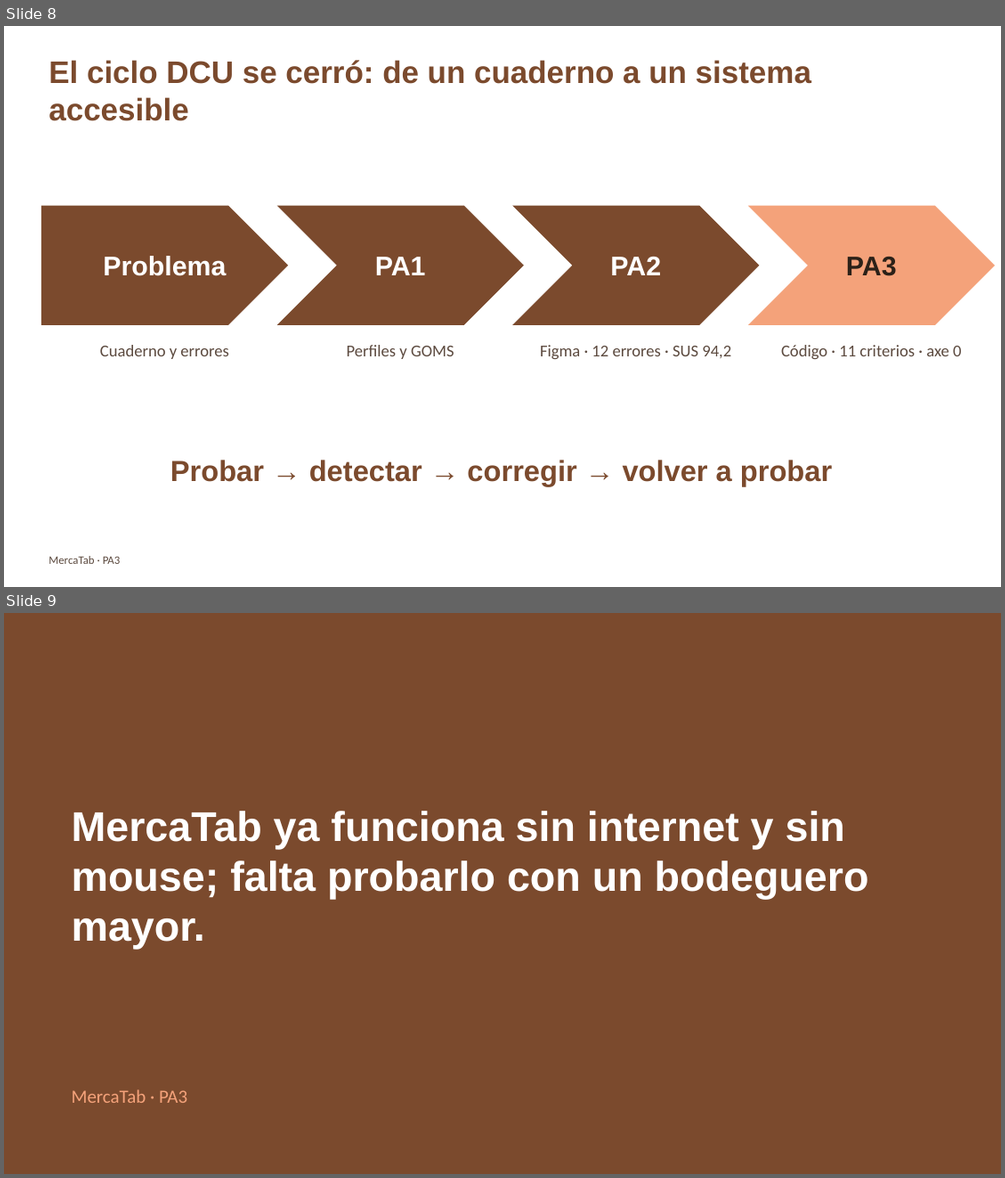
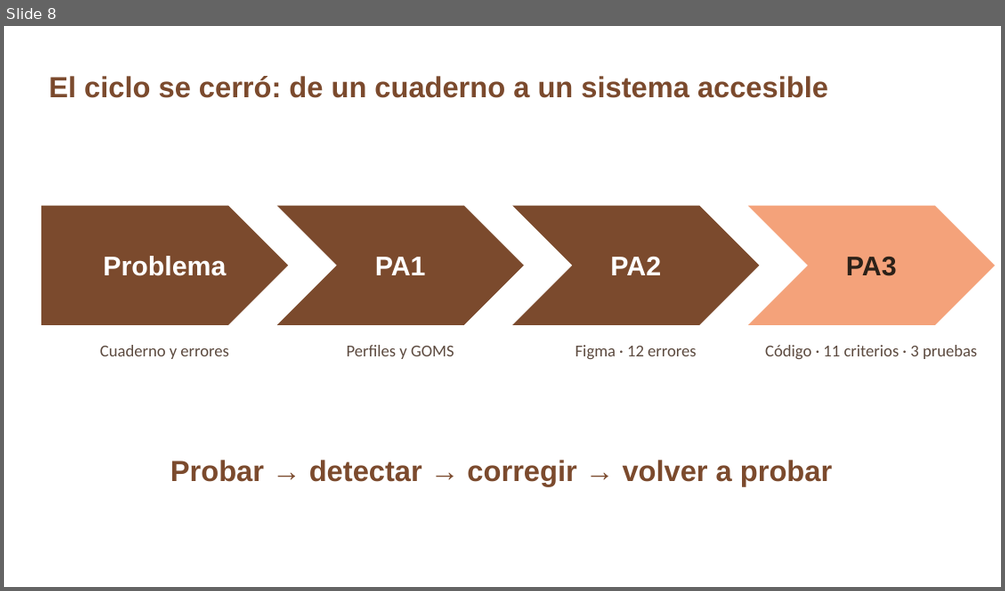
Before and after one commit to Xyzccords/mercatab, a slide deck: PA3_PPT_Guerrero_Salvador.pptx. Shown one above the other, each under a label of ours: slides 8 and 9 before the commit, slide 8 after it. The pictures are 1005x1178 and 1005x591 pixels, drawn with LibreOffice and Linux fonts; fonts in the diff are those of the drawing. Boxes give left, top, right and bottom in pixels: in the first picture for what was removed or moved away, otherwise in the second. Text is boxed around its words. In the diff, an @@ line names an element or a change of style, - is before the commit and + after.

Commit message:
PPT animado, evidencia de las tres pruebas y sección 6 del informe con datos reales

```diff
--- a/PA3_PPT_Guerrero_Salvador.pptx
+++ b/PA3_PPT_Guerrero_Salvador.pptx
@@ slide 9 removed at (4,613,1001,1174), background #7B4A2D @@
@@ text removed at (72,811,869,949) @@
-MercaTab ya funciona sin internet y sin mouse; falta probarlo con un bodeguero mayor.
@@ text removed at (72,1089,187,1103) @@
-MercaTab · PA3
@@ slide 8 changed as well @@
@@ text at (48,76,828,98): text changed; size 30 to 28 pt @@
-El ciclo DCU se cerró: de un cuaderno a un sistema accesible
+El ciclo se cerró: de un cuaderno a un sistema accesible
@@ text at (575,345,696,359): text changed @@
-Figma · 12 errores · SUS 94,2
+Figma · 12 errores
@@ text at (765,345,977,359): text changed @@
-Código · 11 criterios · axe 0
+Código · 11 criterios · 3 pruebas
@@ text removed at (48,556,121,564) @@
-MercaTab · PA3
```
Also in this commit, not shown: 6 other slides changed, 2 slides added, 1 other slide removed, 14 other files.
